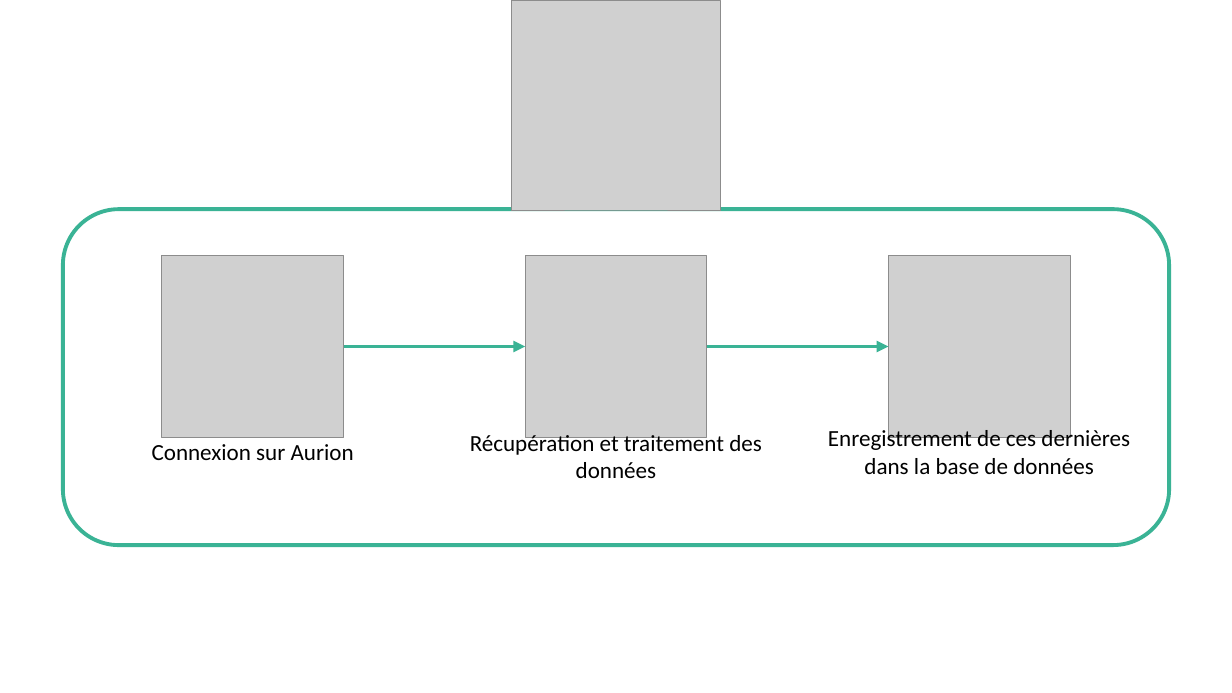
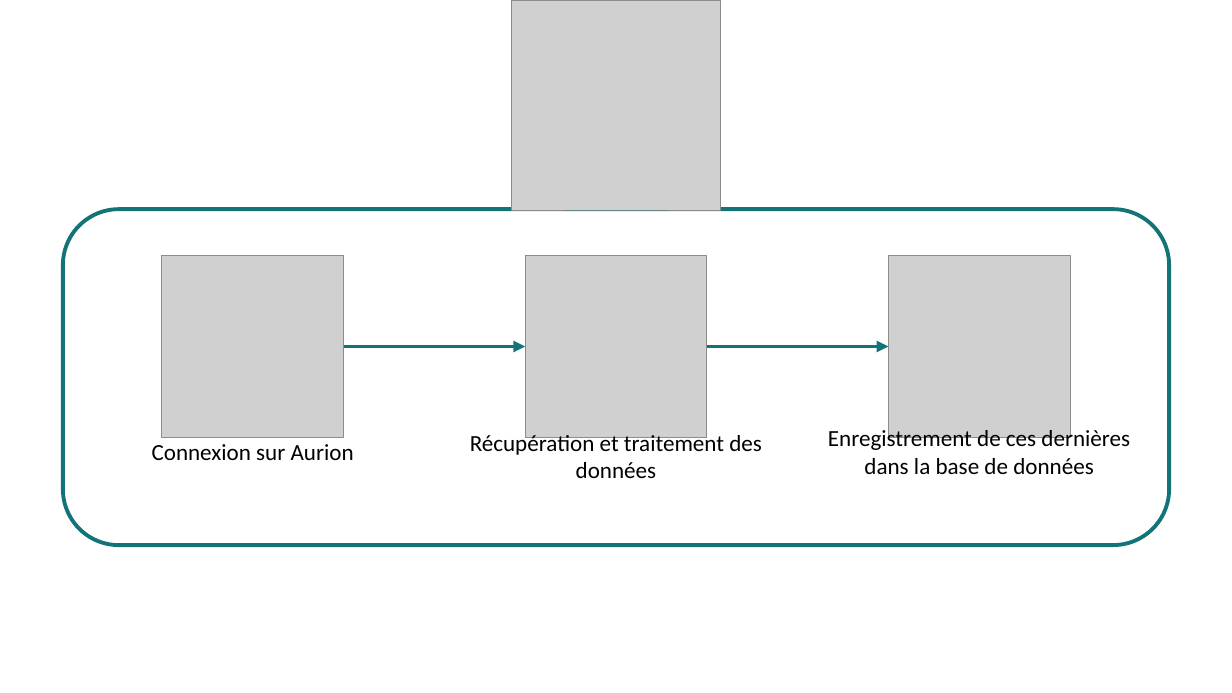
Before and after one commit to hugodemenez/isen-student-portal, a slide deck: slide 5 of presentation/Structure_Projet.pptx. Drawn at 1232x693 pixels with LibreOffice and Linux fonts; fonts in the diff are those of the drawing; grey boxes stand for pictures. Boxes give left, top, right and bottom in pixels: in the first picture for what was removed or moved away, otherwise in the second. Text is boxed around its words. In the diff, an @@ line names an element or a change of style, - is before the commit and + after.

```diff
--- a/presentation/Structure_Projet.pptx
+++ b/presentation/Structure_Projet.pptx
@@ rounded rectangle at [63, 209, 1169, 545]: fill none to #FFFFFF; outline #3AB395 3 pt to #137478 3 pt @@
@@ arrow (344, 347) - (525, 347): stroke #3AB395 3 pt to #137478 3 pt @@
@@ arrow (707, 347) - (888, 347): stroke #3AB395 3 pt to #137478 3 pt @@
```
Also in this commit, not shown: 5 other slides changed, 14 other files.
